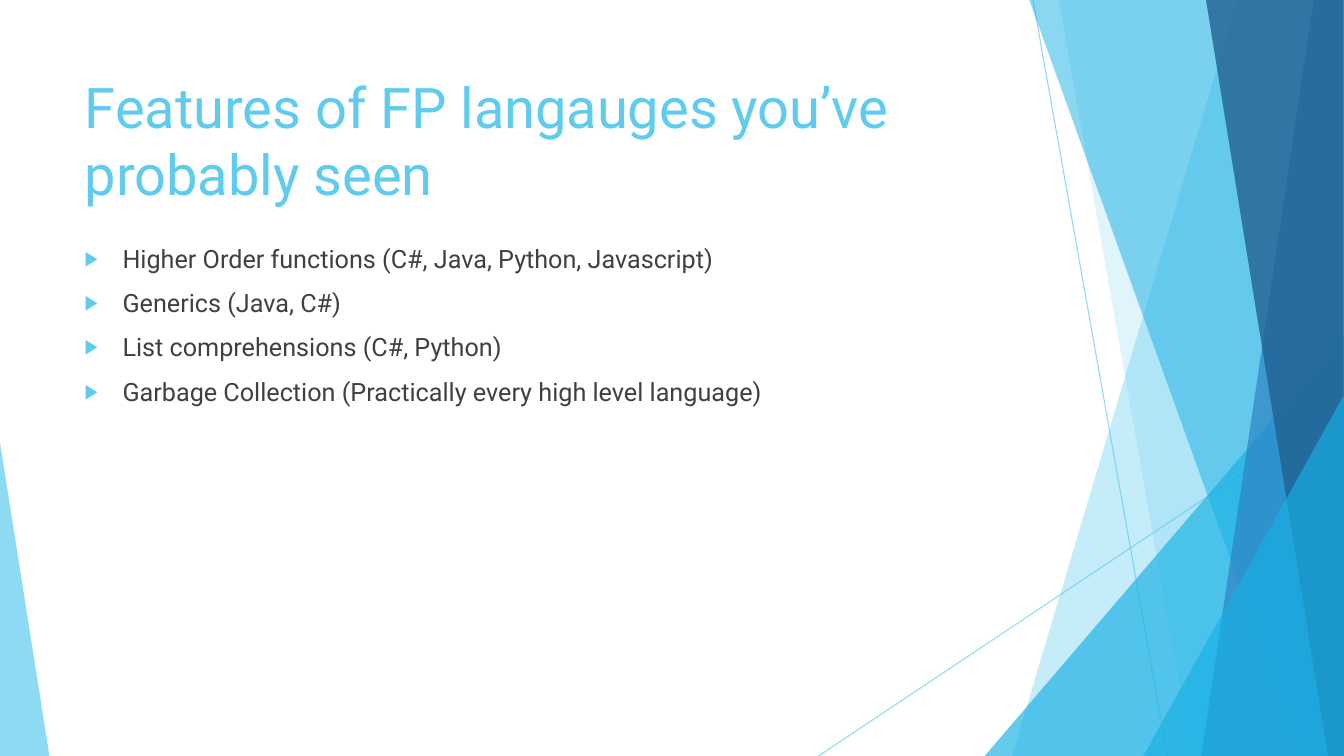
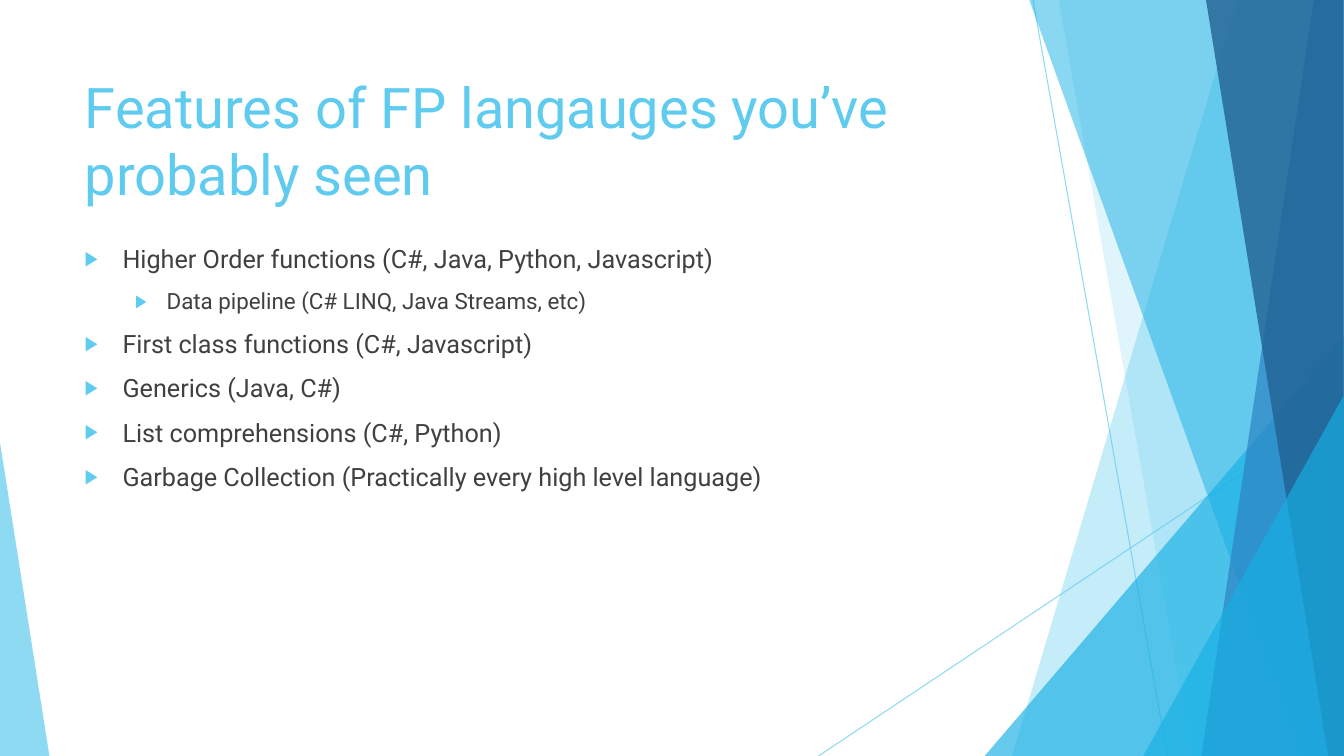
Before and after one commit to j1ebbinflow/FuncCourse, a slide deck: slide 15 of Topics/00 - Start the Func/Functional First Programming with F#.pptx. Drawn at 1344x756 pixels with LibreOffice and Linux fonts; fonts in the diff are those of the drawing. Boxes give left, top, right and bottom in pixels: in the first picture for what was removed or moved away, otherwise in the second. Text is boxed around its words. In the diff, an @@ line names an element or a change of style, - is before the commit and + after.

```diff
--- a/Topics/00 - Start the Func/Functional First Programming with F#.pptx
+++ b/Topics/00 - Start the Func/Functional First Programming with F#.pptx
@@ text at [123, 291, 587, 359]: paragraphs added @@
+  ▶ Data pipeline (C# LINQ, Java Streams, etc)
+▶ First class functions (C#, Javascript)
```
Also in this commit, not shown: 3 other slides changed, 2 slides added.
